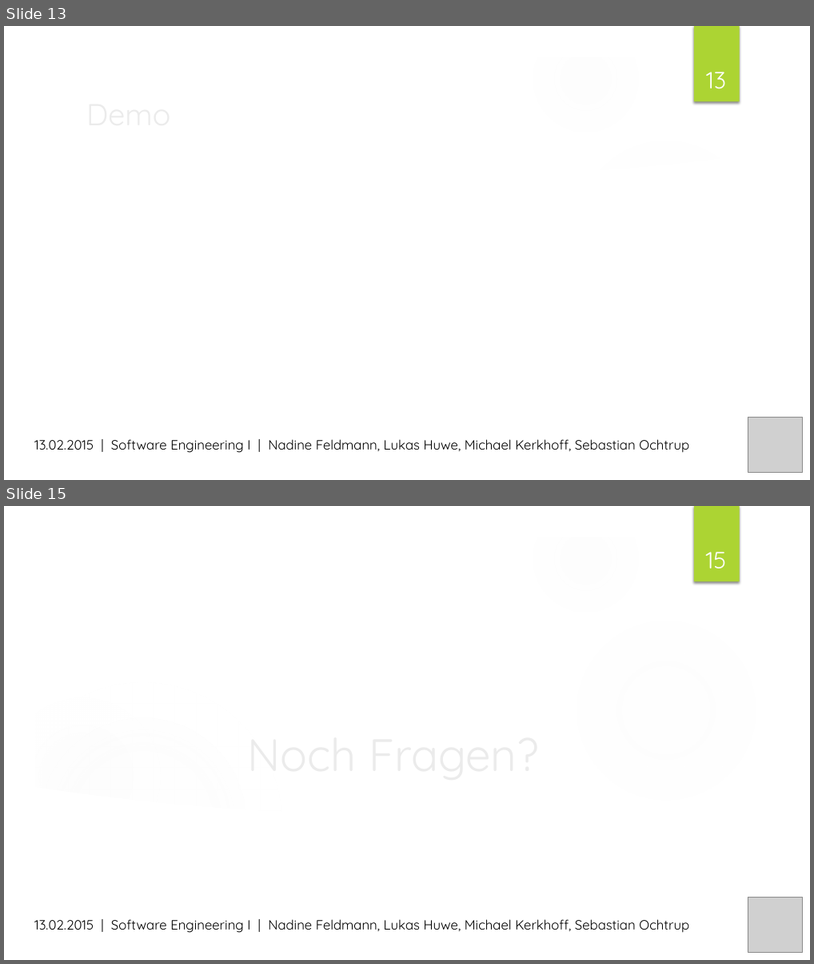
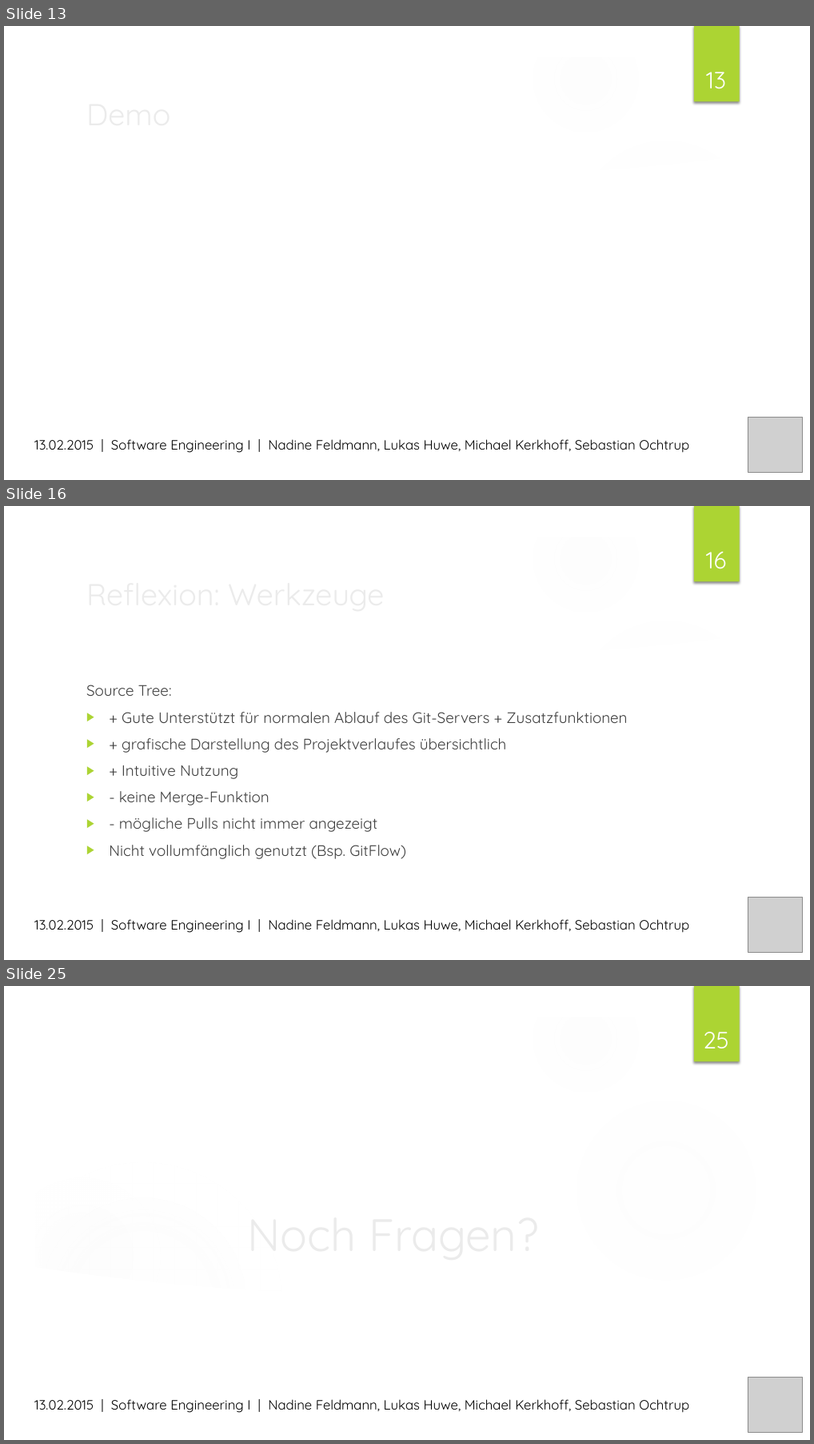
Before and after one commit to MrXXX92/pwsafe, a slide deck: Dokumentation/PWSafe Präsentation.pptx. Shown one above the other, each under a label of ours: slides 13 and 15 before the commit, slides 13, 16 and 25 after it; the slides between them are not shown. The pictures are 814x964 and 814x1444 pixels, drawn with LibreOffice and Linux fonts; fonts in the diff are those of the drawing; grey boxes stand for pictures; background and template pictures are left out. Boxes give left, top, right and bottom in pixels: in the first picture for what was removed or moved away, otherwise in the second. Text is boxed around its words. In the diff, an @@ line names an element or a change of style, - is before the commit and + after.

```diff
--- a/Dokumentation/PWSafe Präsentation.pptx
+++ b/Dokumentation/PWSafe Präsentation.pptx
@@ slide 16 added at (x1=4, y1=506, x2=810, y2=960), background picture (left out); not listed: 9 template elements that a slide beside it also shows @@
@@ page number added at (x1=706, y1=552, x2=727, y2=569), 28 pt, text #FFFFFF @@
+16
@@ title added at (x1=80, y1=570, x2=660, y2=616), 36 pt, text #EBEBEB @@
+Reflexion: Werkzeuge
@@ text added at (x1=86, y1=684, x2=627, y2=859), 18 pt, text #404040 @@
+Source Tree:
+▶ + Gute Unterstützt für normalen Ablauf des Git-Servers + Zusatzfunktionen
+▶ + grafische Darstellung des Projektverlaufes übersichtlich
+▶ + Intuitive Nutzung
+▶ - keine Merge-Funktion
+▶ - mögliche Pulls nicht immer angezeigt
+▶ Nicht vollumfänglich genutzt (Bsp. GitFlow)
@@ picture added at (x1=748, y1=896, x2=802, y2=952) @@
@@ text added at (x1=34, y1=919, x2=690, y2=932), 16 pt, text #000000 @@
+13.02.2015 | Software Engineering I | Nadine Feldmann, Lukas Huwe, Michael Kerkhoff, Sebastian Ochtrup
@@ what was slide 15 is now slide 25 @@
@@ page number at (x1=703, y1=1032, x2=730, y2=1048): text changed @@
-15
+25
```
Also in this commit, not shown: 1 slide changed, 9 other slides added.
